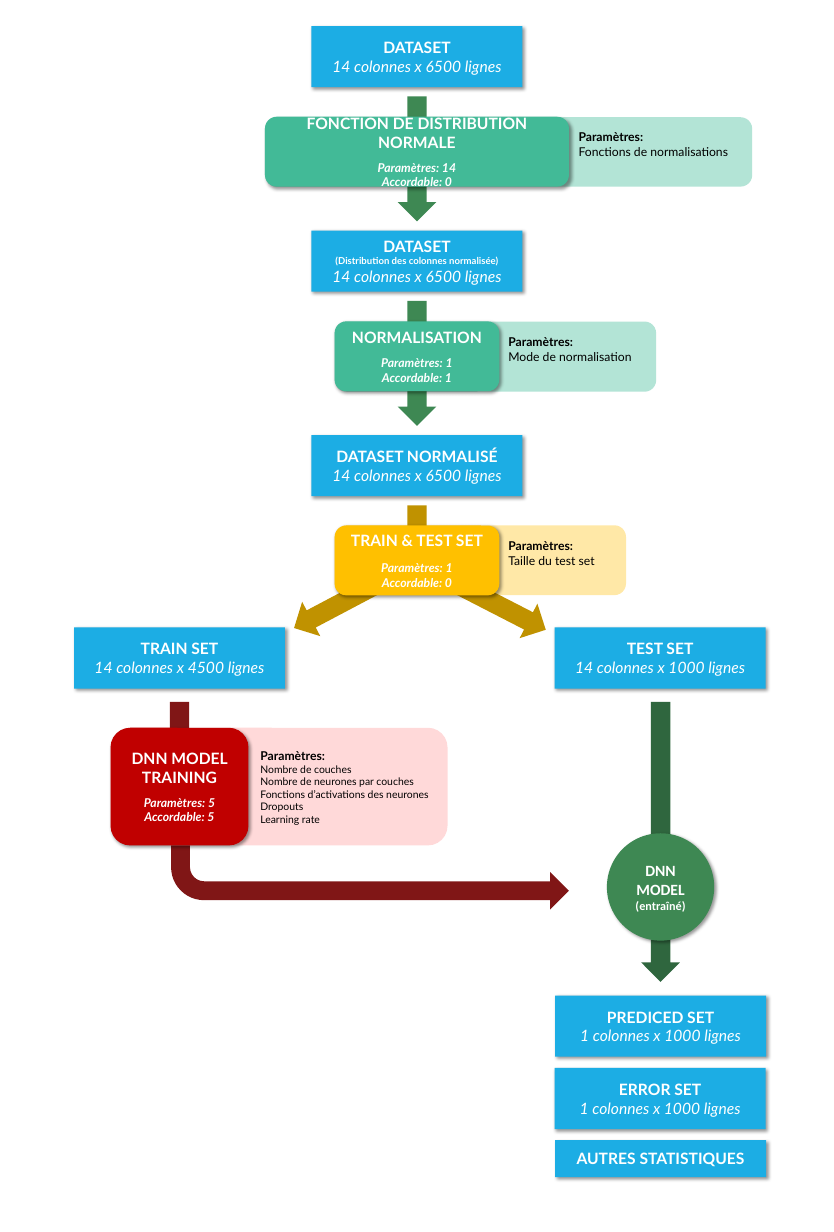
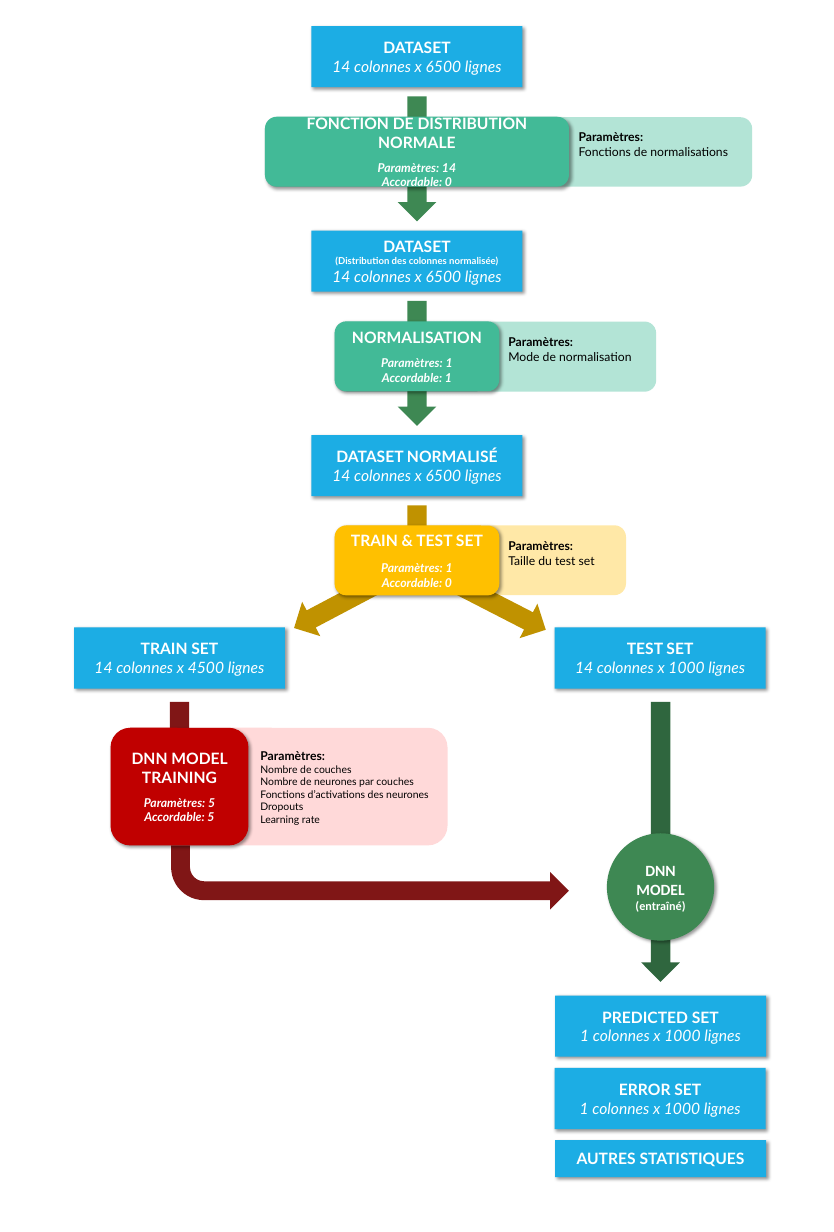
Before and after one commit to JulesPierrat/rapport-galigeo, a slide deck: slide 1 of images/graphs/Présentation1.pptx. Drawn at 834x1232 pixels with LibreOffice and Linux fonts; fonts in the diff are those of the drawing. Boxes give left, top, right and bottom in pixels: in the first picture for what was removed or moved away, otherwise in the second. Text is boxed around its words. In the diff, an @@ line names an element or a change of style, - is before the commit and + after.

```diff
--- a/images/graphs/Présentation1.pptx
+++ b/images/graphs/Présentation1.pptx
@@ text in rounded rectangle at (602, 1011, 719, 1023): text changed @@
-PREDICED SET
+PREDICTED SET
```
Also in this commit, not shown: 11 other files.
